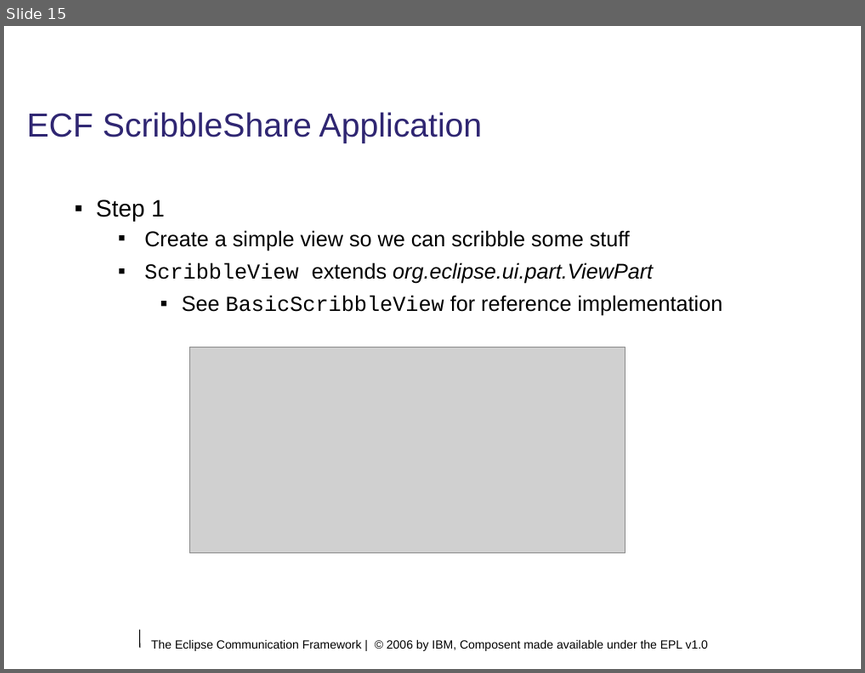
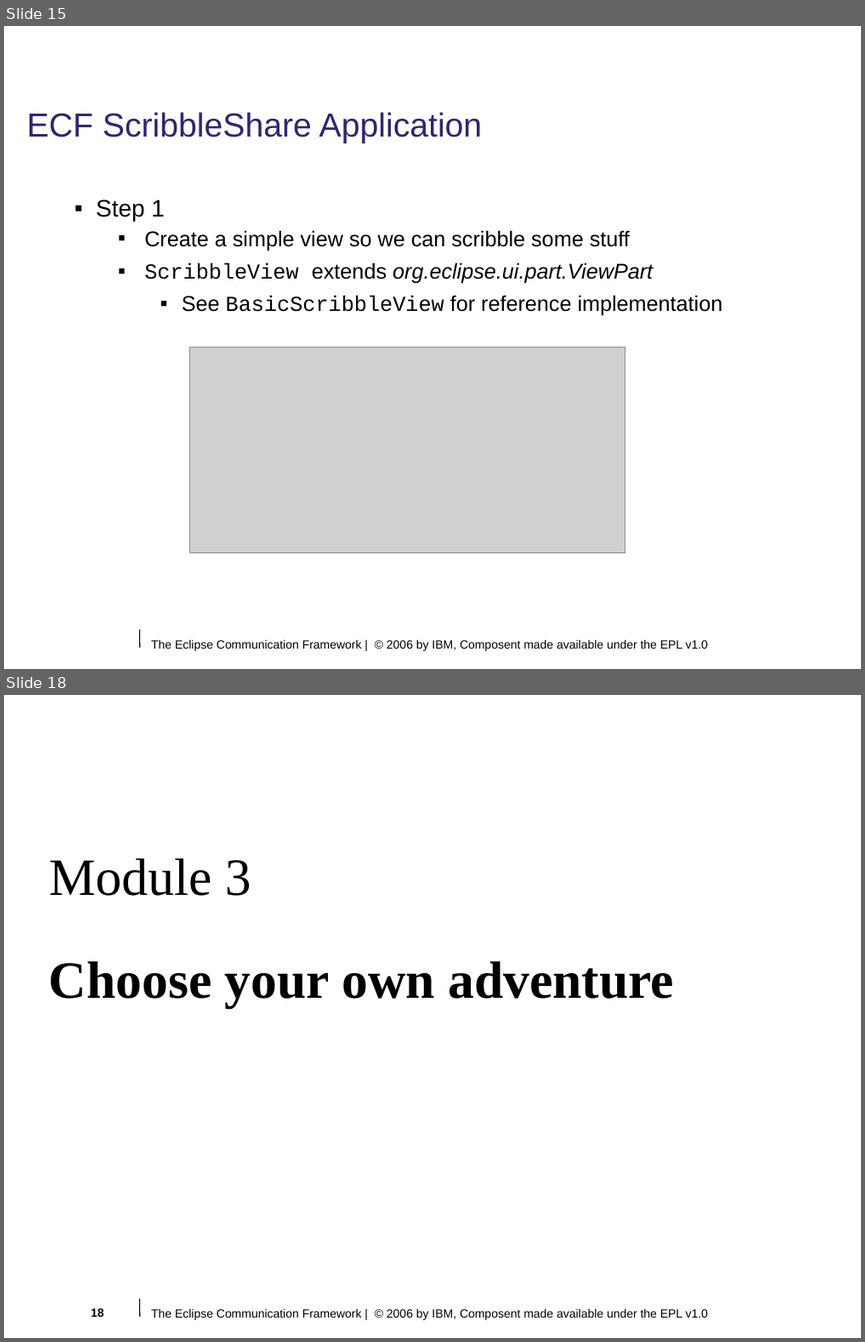
Before and after one commit to eclipse/ecf, a slide deck: doc/tutorials/EclipseCON 2006/module2.odp. Shown one above the other, each under a label of ours: slide 15 before the commit, slides 15 and 18 after it; the slides between them are not shown. The pictures are 865x673 and 865x1342 pixels, drawn with LibreOffice and Linux fonts; fonts in the diff are those of the drawing; grey boxes stand for pictures; background and template pictures are left out. Boxes give left, top, right and bottom in pixels: in the first picture for what was removed or moved away, otherwise in the second. Text is boxed around its words. In the diff, an @@ line names an element or a change of style, - is before the commit and + after.

Commit message:
added some more scribble stuff, started third module

```diff
--- a/doc/tutorials/EclipseCON 2006/module2.odp
+++ b/doc/tutorials/EclipseCON 2006/module2.odp
@@ slide 18 added at <box>4,695,861,1338</box>, background #FFFFFF; not listed: 2 template elements that a slide beside it also shows @@
@@ title added at <box>49,858,674,1007</box>, 44 pt, text #000000, bold @@
+Module 3
+Choose your own adventure
@@ page number added at <box>91,1308,104,1316</box>, 10 pt, text #000000, bold @@
+18
```
Also in this commit, not shown: 1 slide changed, 2 other slides added, 1 other file.
